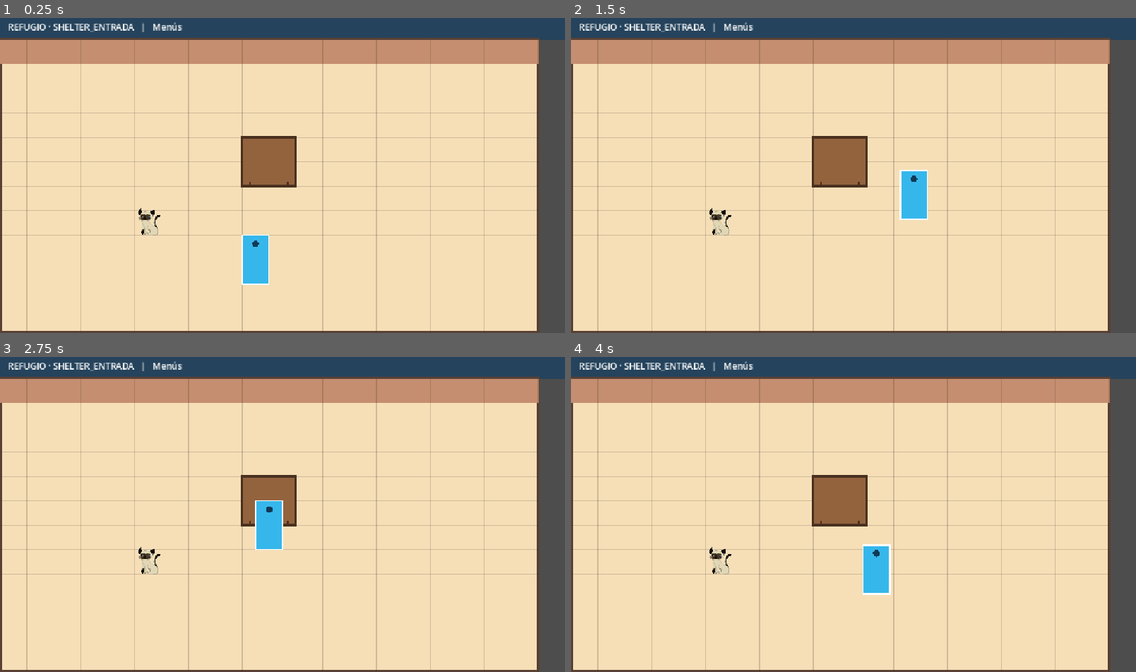
Above: before the commit, frames 1-4 (two rows, left to right).
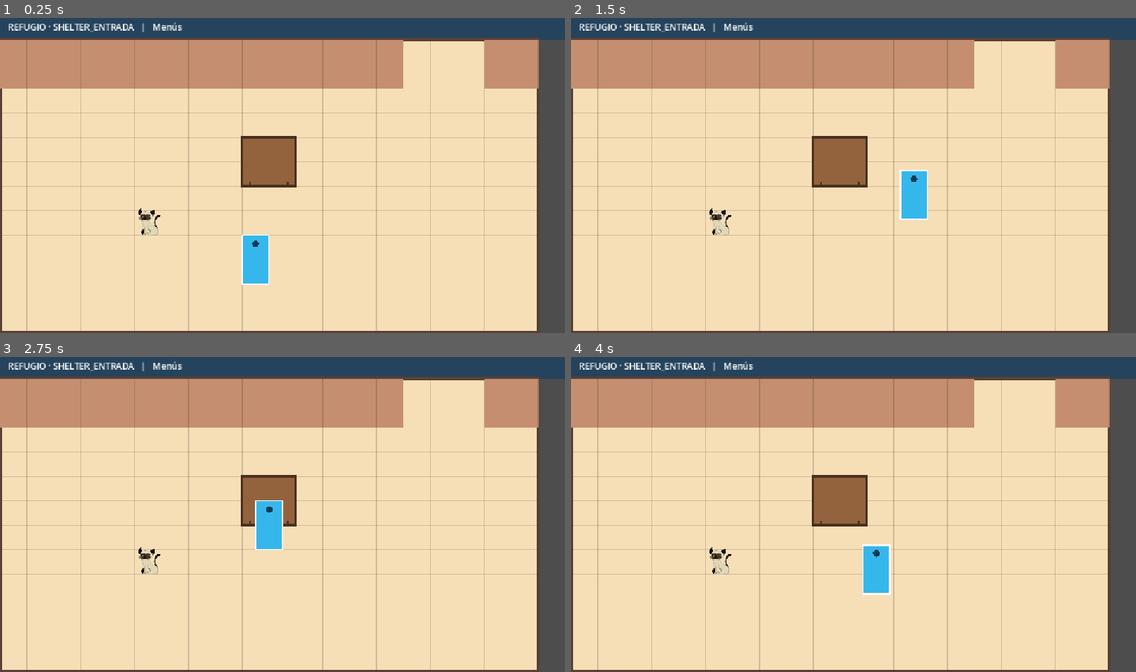
Above: after the commit, the same moments.

Repository: rocalabern/game_godot_refugio-de-animales
Game: Godot game, scene res://game/main.tscn
Same seed, same stepped clock (60 frames per second), same inputs: the game is played once before the commit and once after it.
Inputs (mouse positions are in pixels of both pictures, inside the frame that each line leads up to):
- Up to frame 1 (0.25 s): no input
- Up to frame 2 (1.5 s): tap Enter at 0.5 s; move the mouse to (977, 159) at 0.52 s; click (977, 159) at 0.67 s; move the mouse to (740, 191) at 1.27 s; click (740, 191) at 1.42 s
- Up to frame 3 (2.75 s): move the mouse to (339, 442) at 2.02 s; click (339, 442) at 2.17 s
- Up to frame 4 (4 s): tap Space at 2.75 s; move the mouse to (825, 577) at 2.77 s; click (825, 577) at 2.92 s; tap Enter at 3.5 s; move the mouse to (1023, 561) at 3.52 s; click (1023, 561) at 3.67 s

The runs differ from the first frame. In frame 1, 7.5% of the frame differs, in the area x 0-96%, y 6-23%; in frame 2, 7.5%; in frame 3, 7.5%; in frame 4, 7.5%.

Commit message:
improved walls size

Diff:
--- a/rooms/shared/room_controller.gd
+++ b/rooms/shared/room_controller.gd
@@ -11,6 +11,10 @@
 	set(value):
 		room_data = value
 		_connect_grid_data()
+		queue_redraw()
+@export_range(1, 4, 1) var wall_height_cells := 2:
+	set(value):
+		wall_height_cells = value
 		queue_redraw()
 
 # Propiedad de compatibilidad con el editor de colisiones. La fuente de verdad
@@ -231,7 +235,7 @@
 	var floor_color := Color("f6dfb7") if get_room_id() == "shelter_entrada" else Color("d9e9cf")
 	draw_rect(room_rect, floor_color)
 	draw_rect(room_rect, Color("5a4135"), false, 7.0)
-	draw_rect(Rect2(room_rect.position, Vector2(room_rect.size.x, cell_size.y)), Color("c58e70"))
+	draw_background_wall(room_rect)
 	if show_grid:
 		var grid_color := Color(0.25, 0.20, 0.16, 0.22)
 		for x in range(room_columns + 1):
@@ -246,6 +250,38 @@
 					draw_rect(Rect2(Vector2(x * cell_size.x, (room_top_row + y) * cell_size.y), cell_size).grow(-3.0), Color(0.82, 0.16, 0.18, 0.55))
 
 
+func draw_background_wall(room_rect: Rect2) -> void:
+	var wall_rect := Rect2(room_rect.position, Vector2(room_rect.size.x, cell_size.y * wall_height_cells))
+	var openings: Array[Vector2i] = []
+	for doorway in find_children("*", "Doorway", true, false):
+		# Esta es la pared de fondo (norte). Solo las puertas a las que se entra
+		# caminando hacia arriba deben perforarla; una salida sur no abre un hueco
+		# visual en esta pared.
+		if doorway.allowed_entry_direction.y >= 0.0:
+			continue
+		var start_column := clampi(doorway.grid_cell.x, 0, room_columns)
+		var end_column := clampi(doorway.grid_cell.x + doorway.grid_size.x, 0, room_columns)
+		if end_column > start_column:
+			openings.append(Vector2i(start_column, end_column))
+	openings.sort_custom(func(a: Vector2i, b: Vector2i) -> bool: return a.x < b.x)
+
+	var next_column := 0
+	for opening in openings:
+		if opening.x > next_column:
+			draw_wall_section(wall_rect, next_column, opening.x)
+		next_column = maxi(next_column, opening.y)
+	if next_column < room_columns:
+		draw_wall_section(wall_rect, next_column, room_columns)
+
+
+func draw_wall_section(wall_rect: Rect2, from_column: int, to_column: int) -> void:
+	var section := Rect2(
+		wall_rect.position + Vector2(from_column * cell_size.x, 0),
+		Vector2((to_column - from_column) * cell_size.x, wall_rect.size.y)
+	)
+	draw_rect(section, Color("c58e70"))
+
+
 func configure_spawn_points() -> void:
 	for marker in find_children("*", "Marker2D", true, false):
 		# Marker2D es la fuente de verdad: se mueve directamente en el editor.
--- a/rooms/shelter_dogs/shelter_dogs.tscn
+++ b/rooms/shelter_dogs/shelter_dogs.tscn
@@ -10,7 +10,7 @@
 
 [sub_resource type="Resource" id="RoomGridData_dogs"]
 script = ExtResource("2_grid")
-cells = PackedByteArray("AQEBAQEBAQEBAQEBAQEBAQEBAQEAAAAAAAAAAAAAAAAAAAAAAAAAAAAAAAAAAAAAAAAAAAAAAAAAAAAAAAAAAAAAAAAAAA …(228 unchanged characters)…
+cells = PackedByteArray("AQEBAQEBAQEBAQEBAQEBAQEBAQEBAQEBAQEBAQEBAQEBAQEBAQEBAQAAAAAAAAAAAAAAAAAAAAAAAAAAAAAAAAAAAAAAAA …(228 unchanged characters)…
 
 [sub_resource type="Resource" id="PlacedRug"]
 script = ExtResource("4_placement")
@@ -40,9 +40,9 @@
 position = Vector2(123, 551)
 
 [node name="SouthToEntrance" parent="." unique_id=2080105482 instance=ExtResource("7_doorway")]
-position = Vector2(146, 597)
+position = Vector2(120, 600)
 destination_scene_path = "res://rooms/shelter_entrada/shelter_entrada.tscn"
 destination_spawn_id = &"from_shelter_dogs"
-grid_cell = Vector2i(0, 12)
-grid_size = Vector2i(4, 1)
+grid_cell = Vector2i(1, 12)
+grid_size = Vector2i(3, 1)
 allowed_entry_direction = Vector2(0, 1)
--- a/rooms/shelter_entrada/shelter_entrada.tscn
+++ b/rooms/shelter_entrada/shelter_entrada.tscn
@@ -47,9 +47,9 @@
 position = Vector2(792, 167)
 
 [node name="NorthToDogs" parent="." unique_id=158326238 instance=ExtResource("8_doorway")]
-position = Vector2(816, 120)
+position = Vector2(792, 96)
 destination_scene_path = "res://rooms/shelter_dogs/shelter_dogs.tscn"
 destination_spawn_id = &"from_shelter_entrada"
-grid_cell = Vector2i(15, 2)
-grid_size = Vector2i(4, 1)
+grid_cell = Vector2i(15, 1)
+grid_size = Vector2i(3, 2)
 allowed_entry_direction = Vector2(0, -1)
